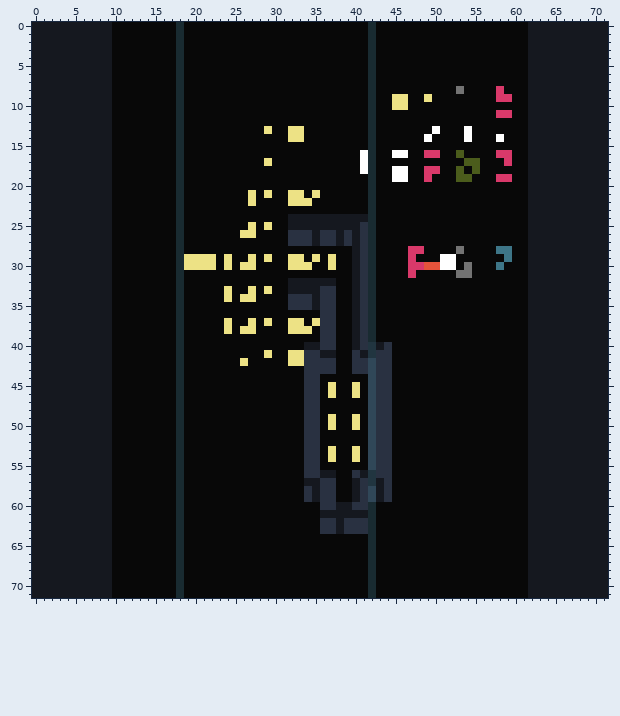
Sprite sheet, stored at less.png. Above is the file before it was changed.
The file is 72x72 pixels. Colours within 5 levels of each other are drawn and written as one.
Now the later version:
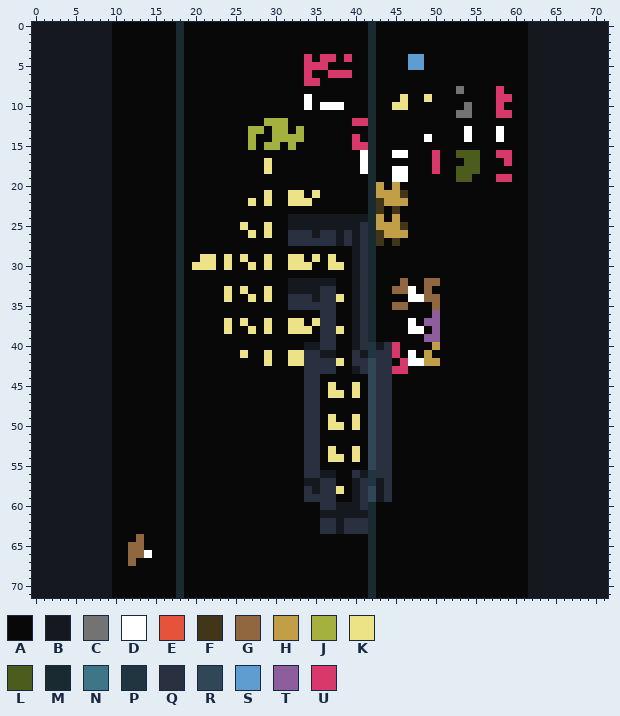
Palette (. is transparent): A #080808  B #15181f  C #737373  D #ffffff  E #e5533b  F #423618  G #90673e  H #c29e46  J #a5b13f  K #ede285  L #4b5c1c  M #192b31  N #3e7688  P #213540  Q #293141  R #304758  S #5f9dd1  T #8e5e9c  U #d9396a
Diff:
@@ x 17..61 @@
  3 AMAAAAAAAAAAAAAAAAAAAAAAAMAAAAAAAAAAAAAAAAAAA
- 4 AMAAAAAAAAAAAAAAAAAAAAAAAMAAAAAAAAAAAAAAAAAAA
- 5 AMAAAAAAAAAAAAAAAAAAAAAAAMAAAAAAAAAAAAAAAAAAA
- 6 AMAAAAAAAAAAAAAAAAAAAAAAAMAAAAAAAAAAAAAAAAAAA
- 7 AMAAAAAAAAAAAAAAAAAAAAAAAMAAAAAAAAAAAAAAAAAAA
+ 4 AMAAAAAAAAAAAAAAAUAUUAUAAMAAAASSAAAAAAAAAAAAA
+ 5 AMAAAAAAAAAAAAAAAUUUAAAAAMAAAASSAAAAAAAAAAAAA
+ 6 AMAAAAAAAAAAAAAAAUAAUUUAAMAAAAAAAAAAAAAAAAAAA
+ 7 AMAAAAAAAAAAAAAAAUUAAAAAAMAAAAAAAAAAAAAAAAAAA
  8 AMAAAAAAAAAAAAAAAAAAAAAAAMAAAAAAAAAACAAAAUAAA
- 9 AMAAAAAAAAAAAAAAAAAAAAAAAMAAKKAAKAAAAAAAAUUAA
-10 AMAAAAAAAAAAAAAAAAAAAAAAAMAAKKAAAAAAAAAAAAAAA
-11 AMAAAAAAAAAAAAAAAAAAAAAAAMAAAAAAAAAAAAAAAUUAA
-12 AMAAAAAAAAAAAAAAAAAAAAAAAMAAAAAAAAAAAAAAAAAAA
-13 AMAAAAAAAAAAKAAKKAAAAAAAAMAAAAAAADAAADAAAAAAA
-14 AMAAAAAAAAAAAAAKKAAAAAAAAMAAAAAADAAAADAAADAAA
-15 AMAAAAAAAAAAAAAAAAAAAAAAAMAAAAAAAAAAAAAAAAAAA
-16 AMAAAAAAAAAAAAAAAAAAAAAADMAADDAAUUAALAAAAUUAA
-17 AMAAAAAAAAAAKAAAAAAAAAAADMAAAAAAAAAAALLAAAUAA
-18 AMAAAAAAAAAAAAAAAAAAAAAADMAADDAAUUAALALAAAAAA
-19 AMAAAAAAAAAAAAAAAAAAAAAAAMAADDAAUAAALLAAAUUAA
-20 AMAAAAAAAAAAAAAAAAAAAAAAAMAAAAAAAAAAAAAAAAAAA
-21 AMAAAAAAAAKAKAAKKAKAAAAAAMAAAAAAAAAAAAAAAAAAA
-22 AMAAAAAAAAKAAAAKKKAAAAAAAMAAAAAAAAAAAAAAAAAAA
-23 AMAAAAAAAAAAAAAAAAAAAAAAAMAAAAAAAAAAAAAAAAAAA
-24 AMAAAAAAAAAAAAABBBBBBBBBBMAAAAAAAAAAAAAAAAAAA
-25 AMAAAAAAAAKAKAABBBBBBBBBQMAAAAAAAAAAAAAAAAAAA
-26 AMAAAAAAAKKAAAAQQQBQQBQBQMAAAAAAAAAAAAAAAAAAA
-27 AMAAAAAAAAAAAAAQQQBQQBQBQMAAAAAAAAAAAAAAAAAAA
-28 AMAAAAAAAAAAAAAAAAAAAAABQMAAAAUUAAAACAAAANNAA
-29 AMKKKKAKAAKAKAAKKAKAKAABQMAAAAUAAADDAAAAAANAA
-30 AMKKKKAKAKKAAAAKKKAAKAABQMAAAAUUEEDDACAAANAAA
-31 AMAAAAAAAAAAAAAAAAAAAAABQMAAAAUAAAAACCAAAAAAA
-32 AMAAAAAAAAAAAAABBBBBBAABQMAAAAAAAAAAAAAAAAAAA
-33 AMAAAAAKAAKAKAABBBBQQAABQMAAAAAAAAAAAAAAAAAAA
-34 AMAAAAAKAKKAAAAQQQBQQAABQMAAAAAAAAAAAAAAAAAAA
-35 AMAAAAAAAAAAAAAQQQBQQAABQMAAAAAAAAAAAAAAAAAAA
-36 AMAAAAAAAAAAAAAAAAAQQAABQMAAAAAAAAAAAAAAAAAAA
-37 AMAAAAAKAAKAKAAKKAKQQAABQMAAAAAAAAAAAAAAAAAAA
-38 AMAAAAAKAKKAAAAKKKAQQAABQMAAAAAAAAAAAAAAAAAAA
-39 AMAAAAAAAAAAAAAAAAAQQAABQMAAAAAAAAAAAAAAAAAAA
-40 AMAAAAAAAAAAAAAAABBQQAABQPBQAAAAAAAAAAAAAAAAA
-41 AMAAAAAAAAAAKAAKKQQBBAAQBPQQAAAAAAAAAAAAAAAAA
-42 AMAAAAAAAKAAAAAKKQQQQAAQQRQQAAAAAAAAAAAAAAAAA
-43 AMAAAAAAAAAAAAAAAQQQQAAQQRQQAAAAAAAAAAAAAAAAA
+ 9 AMAAAAAAAAAAAAAAADAAAAAAAMAAAKAAKAAAAAAAAUUAA
+10 AMAAAAAAAAAAAAAAADADDDAAAMAAKKAAAAAAACAAAUAAA
+11 AMAAAAAAAAAAAAAAAAAAAAAAAMAAAAAAAAAACCAAAUUAA
+12 AMAAAAAAAAAAJJJAAAAAAAAUUMAAAAAAAAAAAAAAAAAAA
+13 AMAAAAAAAAJJAJJAJAAAAAAAAMAAAAAAAAAAADAAADAAA
+14 AMAAAAAAAAJAAJJJJAAAAAAUAMAAAAAADAAAADAAADAAA
+15 AMAAAAAAAAJAJJAJAAAAAAAUUMAAAAAAAAAAAAAAAAAAA
+16 AMAAAAAAAAAAAAAAAAAAAAAADMAADDAAAUAALLLAAUUAA
+17 AMAAAAAAAAAAKAAAAAAAAAAADMAAAAAAAUAAALLAAAUAA
+18 AMAAAAAAAAAAKAAAAAAAAAAADMAADDAAAUAALLLAAAAAA
+19 AMAAAAAAAAAAAAAAAAAAAAAAAMAADDAAAAAALLAAAUUAA
+20 AMAAAAAAAAAAAAAAAAAAAAAAAMHAHAAAAAAAAAAAAAAAA
+21 AMAAAAAAAAAAKAAKKAKAAAAAAMHHHFAAAAAAAAAAAAAAA
+22 AMAAAAAAAAKAKAAKKKAAAAAAAMFHHHAAAAAAAAAAAAAAA
+23 AMAAAAAAAAAAAAAAAAAAAAAAAMFAFAAAAAAAAAAAAAAAA
+24 AMAAAAAAAAAAAAABBBBBBBBBBMHAHAAAAAAAAAAAAAAAA
+25 AMAAAAAAAKAAKAABBBBBBBBBQMHHHFAAAAAAAAAAAAAAA
+26 AMAAAAAAAAKAKAAQQQBQQBQBQMFHHHAAAAAAAAAAAAAAA
+27 AMAAAAAAAAAAAAAQQQQQQBQBQMFAFAAAAAAAAAAAAAAAA
+28 AMAAAAAAAAAAAAAAAAAAAAABQMAAAAAAAAAAAAAAAAAAA
+29 AMAAKKAKAKAAKAAKKAKAKAABQMAAAAAAAAAAAAAAAAAAA
+30 AMAKKKAKAAKAKAAKKKAAKKABQMAAAAAAAAAAAAAAAAAAA
+31 AMAAAAAAAAAAAAAAAAAAAAABQMAAAAAAAAAAAAAAAAAAA
+32 AMAAAAAAAAAAAAABBBBBBAABQMAAAGAAGGAAAAAAAAAAA
+33 AMAAAAAKAKAAKAABBBBQQAABQMAAGGDAGAAAAAAAAAAAA
+34 AMAAAAAKAAKAKAAQQQBQQKABQMAAAADDGGAAAAAAAAAAA
+35 AMAAAAAAAAAAAAAQQQQQQAABQMAAGGAAAGAAAAAAAAAAA
+36 AMAAAAAAAAAAAAAAAAAQQAABQMAAAAAAATAAAAAAAAAAA
+37 AMAAAAAKAKAAKAAKKAKQQAABQMAAAADATTAAAAAAAAAAA
+38 AMAAAAAKAAKAKAAKKKAQQKABQMAAAADDATAAAAAAAAAAA
+39 AMAAAAAAAAAAAAAAAAAQQAABQMAAAAAATTAAAAAAAAAAA
+40 AMAAAAAAAAAAAAAAABBQQAABQPBQUAAAAHAAAAAAAAAAA
+41 AMAAAAAAAKAAKAAKKQQBBAAQBPQQUADAHAAAAAAAAAAAA
+42 AMAAAAAAAAAAKAAKKQQQQKAQQRQQAUDDHHAAAAAAAAAAA
+43 AMAAAAAAAAAAAAAAAQQQQAABQRQQUUAAAAAAAAAAAAAAA
 44 AMAAAAAAAAAAAAAAAQQAAAAAARQQAAAAAAAAAAAAAAAAA
 45 AMAAAAAAAAAAAAAAAQQAKAAKARQQAAAAAAAAAAAAAAAAA
-46 AMAAAAAAAAAAAAAAAQQAKAAKARQQAAAAAAAAAAAAAAAAA
+46 AMAAAAAAAAAAAAAAAQQAKKAKARQQAAAAAAAAAAAAAAAAA
 47 AMAAAAAAAAAAAAAAAQQAAAAAARQQAAAAAAAAAAAAAAAAA
@@ x 36..40 @@
 49 AKAAK
-50 AKAAK
+50 AKKAK
 51 AAAAA
@@ x 36..40 @@
 53 AKAAK
-54 AKAAK
+54 AKKAK
 55 AAAAA
@@ x 33..42 @@
 57 ABBQQAABQP
-58 AQBQQAABQR
-59 AQBQQAABQR
-60 AAAQQBBQQM
+58 AQBQQKABQR
+59 AQQQQAABQR
+60 AAAQQBBBQM
 61 AAABBBBBBM
@@ x 10..16 @@
 63 AAAAAAA
-64 AAAAAAA
-65 AAAAAAA
-66 AAAAAAA
-67 AAAAAAA
+64 AAAGAAA
+65 AAGGAAA
+66 AAGGDAA
+67 AAGAAAA
 68 AAAAAAA
Where, in picture pixels (left, top, right, bottom), the same in both pictures:
changed: (240, 54, 512, 430)
changed: (184, 254, 200, 270)
changed: (312, 454, 360, 510)
changed: (128, 534, 152, 566)
